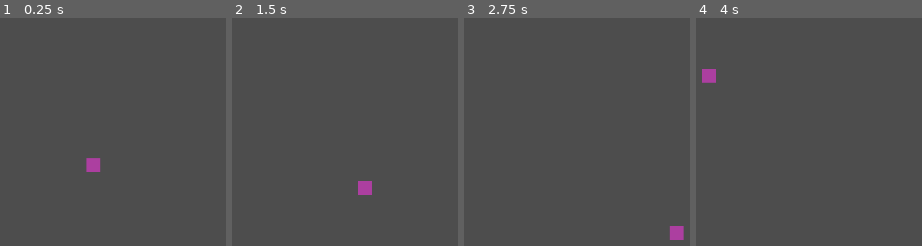
Above: before the commit, frames 1-4 (left to right).
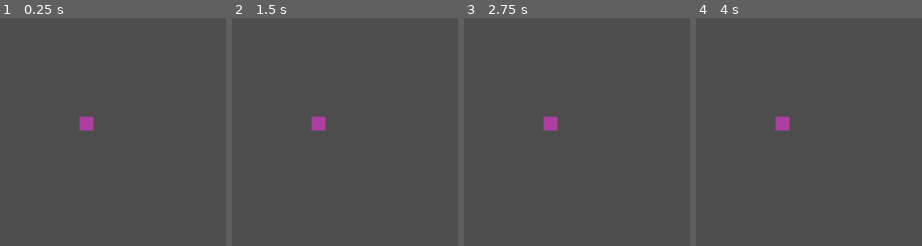
Above: after the commit, the same moments.

Repository: kreibaum/puzzle-shark
Game: Godot game, scene res://editor.tscn
Same seed, same stepped clock (60 frames per second), same inputs: the game is played once before the commit and once after it.
Inputs (mouse positions are in pixels of both pictures, inside the frame that each line leads up to):
- Up to frame 1 (0.25 s): no input
- Up to frame 2 (1.5 s): tap Enter at 0.5 s; move the mouse to (outside the picture) at 0.52 s; click (outside the picture) at 0.67 s; tap Space at 1.25 s; drag from (281, 232) to (outside the picture) at 1.27 s
- Up to frame 3 (2.75 s): tap Enter at 2 s; move the mouse to (outside the picture) at 2.02 s; click (outside the picture) at 2.17 s
- Up to frame 4 (4 s): tap Space at 2.75 s; drag from (outside the picture) to (outside the picture) at 2.77 s; tap Enter at 3.5 s; move the mouse to (outside the picture) at 3.52 s; click (outside the picture) at 3.67 s

The runs differ from the first frame. In frame 1, 0.8% of the frame differs, in the area x 34-45%, y 42-68%; in frame 2, 0.8%; in frame 3, 0.8%; in frame 4, 0.8%.

Commit message:
Better Drag and Drop

Diff:
--- a/DragDropHandle.gd
+++ b/DragDropHandle.gd
@@ -1,4 +1,4 @@
-extends Polygon2D
+extends Area2D
 
 var drag_offset : Vector2 = Vector2(0, 0)
 var is_dragging : bool = false
@@ -14,8 +14,7 @@
 		self.position = mouse_at + drag_offset;
 
 # Called when the mouse is pressed
-func _unhandled_input(event):
-	print(event)
+func _input_event(_viewport, event, _shape_index):
 	if event is InputEventMouseButton:
 		if event.button_index == 1:
 			if event.pressed:
--- a/editor.tscn
+++ b/editor.tscn
@@ -1,11 +1,18 @@
-[gd_scene load_steps=2 format=3 uid="uid://caibbyl7lcvdq"]
+[gd_scene load_steps=3 format=3 uid="uid://caibbyl7lcvdq"]
 
 [ext_resource type="Script" path="res://DragDropHandle.gd" id="1_q22l8"]
 
+[sub_resource type="RectangleShape2D" id="RectangleShape2D_vw7v3"]
+
 [node name="Node2D" type="Node2D"]
 
-[node name="Polygon2D" type="Polygon2D" parent="."]
-position = Vector2(400, 250)
+[node name="DragDropHandle" type="Area2D" parent="."]
+position = Vector2(400, 200)
+script = ExtResource("1_q22l8")
+
+[node name="Polygon2D" type="Polygon2D" parent="DragDropHandle"]
 color = Color(0.678431, 0.25098, 0.627451, 1)
-polygon = PackedVector2Array(0, 0, 20, 0, 20, 20, 0, 20)
-script = ExtResource("1_q22l8")
+polygon = PackedVector2Array(-10, -10, 10, -10, 10, 10, -10, 10)
+
+[node name="CollisionShape2D" type="CollisionShape2D" parent="DragDropHandle"]
+shape = SubResource("RectangleShape2D_vw7v3")
